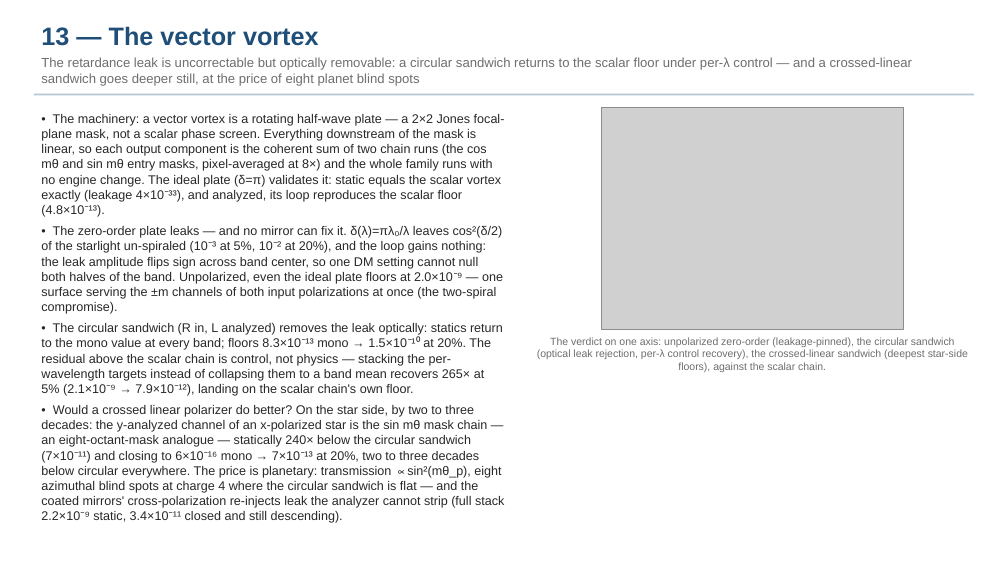
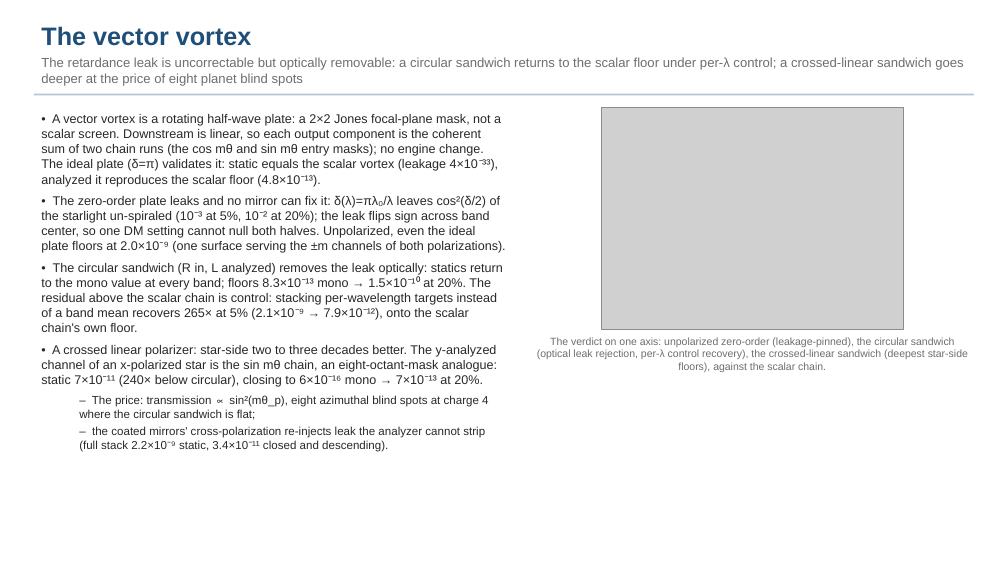
Before and after one commit to nasa-jpl/MACOS_resources, a slide deck: slide 14 of mmacos/templates/30_instruments/bench_ctb/deck_ctb.pptx. Drawn at 1008x567 pixels with LibreOffice and Linux fonts; fonts in the diff are those of the drawing; grey boxes stand for pictures. Boxes give left, top, right and bottom in pixels: in the first picture for what was removed or moved away, otherwise in the second. Text is boxed around its words. In the diff, an @@ line names an element or a change of style, - is before the commit and + after.

```diff
--- a/mmacos/templates/30_instruments/bench_ctb/deck_ctb.pptx
+++ b/mmacos/templates/30_instruments/bench_ctb/deck_ctb.pptx
@@ text at [41,26,963,86]: text changed @@
-13 — The vector vortex
-The retardance leak is uncorrectable but optically removable: a circular sandwich returns to the scalar floor under per-λ control — and a crossed-linear sandwich goes deeper still, at the price of eight planet blind spots
+The vector vortex
+The retardance leak is uncorrectable but optically removable: a circular sandwich returns to the scalar floor under per-λ control; a crossed-linear sandwich goes deeper at the price of eight planet blind spots
@@ text at [41,114,505,452]: text changed @@
-• The machinery: a vector vortex is a rotating half-wave plate — a 2×2 Jones focal-plane mask, not a scalar phase screen. Everything downstream of the mask is linear, so each output component is the coherent sum of two chain runs (the cos mθ and sin mθ entry masks, pixel-averaged at 8×) and the whole family runs with no engine change. The ideal plate (δ=π) validates it: static equals the scalar vortex exactly (leakage 4×10⁻³³), and analyzed, its loop reproduces the scalar floor (4.8×10⁻¹³).
-• The zero-order plate leaks — and no mirror can fix it. δ(λ)=πλ₀/λ leaves cos²(δ/2) of the starlight un-spiraled (10⁻³ at 5%, 10⁻² at 20%), and the loop gains nothing: the leak amplitude flips sign across band center, so one DM setting cannot null both halves of the band. Unpolarized, even the ideal plate floors at 2.0×10⁻⁹ — one surface serving the ±m channels of both input polarizations at once (the two-spiral compromise).
-• The circular sandwich (R in, L analyzed) removes the leak optically: statics return to the mono value at every band; floors 8.3×10⁻¹³ mono → 1.5×10⁻¹⁰ at 20%. The residual above the scalar chain is control, not physics — stacking the per-wavelength targets instead of collapsing them to a band mean recovers 265× at 5% (2.1×10⁻⁹ → 7.9×10⁻¹²), landing on the scalar chain's own floor.
-• Would a crossed linear polarizer do better? On the star side, by two to three decades: the y-analyzed channel of an x-polarized star is the sin mθ mask chain — an eight-octant-mask analogue — statically 240× below the circular sandwich (7×10⁻¹¹) and closing to 6×10⁻¹⁶ mono → 7×10⁻¹³ at 20%, two to three decades below circular everywhere. The price is planetary: transmission ∝ sin²(mθ_p), eight azimuthal blind spots at charge 4 where the circular sandwich is flat — and the coated mirrors' cross-polarization re-injects leak the analyzer cannot strip (full stack 2.2×10⁻⁹ static, 3.4×10⁻¹¹ closed and still descending).
+• A vector vortex is a rotating half-wave plate: a 2×2 Jones focal-plane mask, not a scalar screen. Downstream is linear, so each output component is the coherent sum of two chain runs (the cos mθ and sin mθ entry masks); no engine change. The ideal plate (δ=π) validates it: static equals the scalar vortex (leakage 4×10⁻³³), analyzed it reproduces the scalar floor (4.8×10⁻¹³).
+• The zero-order plate leaks and no mirror can fix it: δ(λ)=πλ₀/λ leaves cos²(δ/2) of the starlight un-spiraled (10⁻³ at 5%, 10⁻² at 20%); the leak flips sign across band center, so one DM setting cannot null both halves. Unpolarized, even the ideal plate floors at 2.0×10⁻⁹ (one surface serving the ±m channels of both polarizations).
+• The circular sandwich (R in, L analyzed) removes the leak optically: statics return to the mono value at every band; floors 8.3×10⁻¹³ mono → 1.5×10⁻¹⁰ at 20%. The residual above the scalar chain is control: stacking per-wavelength targets instead of a band mean recovers 265× at 5% (2.1×10⁻⁹ → 7.9×10⁻¹²), onto the scalar chain's own floor.
+• A crossed linear polarizer: star-side two to three decades better. The y-analyzed channel of an x-polarized star is the sin mθ chain, an eight-octant-mask analogue: static 7×10⁻¹¹ (240× below circular), closing to 6×10⁻¹⁶ mono → 7×10⁻¹³ at 20%.
+  – The price: transmission ∝ sin²(mθ_p), eight azimuthal blind spots at charge 4 where the circular sandwich is flat;
+  – the coated mirrors' cross-polarization re-injects leak the analyzer cannot strip (full stack 2.2×10⁻⁹ static, 3.4×10⁻¹¹ closed and descending).
```
Also in this commit, not shown: 22 other slides changed, 3 slides added, 7 other files.
